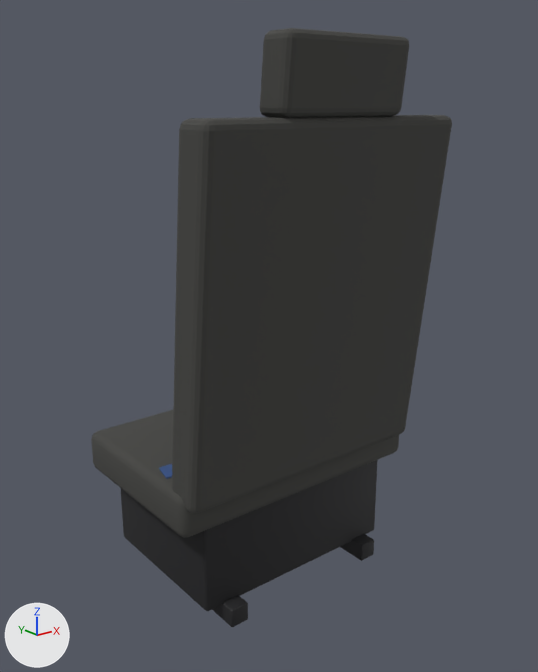
Renders of the glTF model blender/butaca.glb from each side of a commit.
Before and after are seen from a camera (50 mm lens) standing at (-1.117, -3.182, 1.468) and looking at (0.013, -1.77, 0.903). The lights are fixed; the arrows at lower left show +X, +Y and +Z. The picture after the commit comes second. Vertices at exactly the same position are counted once.

In view in the first picture: 'butaca'.
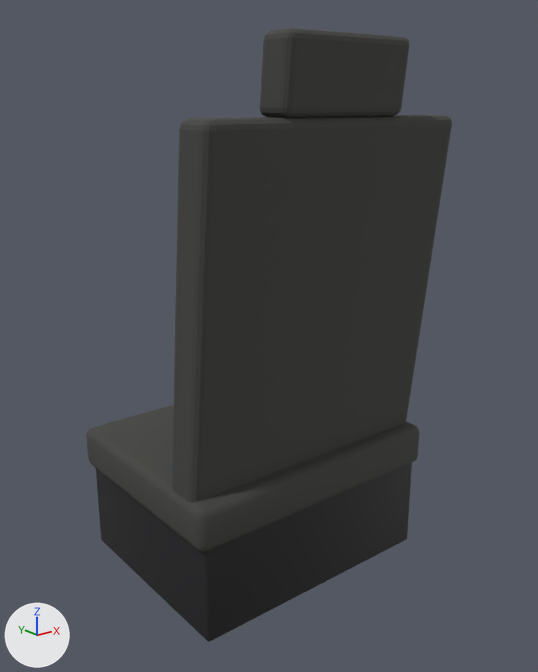
Boxes [x1, y1, x2, y2] around the edits, measured in the pictures (538 x 672 px; the box of a moved part takes in the faces that stretch with it):
'butaca', reshaped: before [91, 28, 452, 627]; after [86, 28, 452, 641]
part 1 of me_butaca, moved or reshaped (not visible afterwards): before [159, 464, 172, 479]
part 2 of me_butaca, moved or reshaped: before [91, 410, 399, 611]; after [86, 405, 419, 641]

The change, as a list of edits to the scene's bpy script:
```text
Change me_butaca:
    used by ob_butaca; location = (0.0, 0.0, 0.0)
    remove me_butaca.from_pydata(...)  # 616 vertices, 1188 faces; spans x -0.36..0.36, y -2.058..-1.45, z 0.26..1.6
    add me_butaca.from_pydata(...)  # 616 vertices, 1188 faces; spans x -0.36..0.36, y -2.058..-1.44, z 0.26..1.6
    me_butaca part 1: the loose piece of 8 vertices spanning x -0.336..-0.049, y -1.887..-1.773, z 0.63..0.668 is multiplied about its middle by the matrix ((0.982, -0.069, 0.037), (0.069, 0.983, -0.005), (-0.037, 0.008, 0.984)), then moved by (0.0, -0.05, 0.023)
    me_butaca part 2: 192 of 616 vertices moved; they spanned x -0.36..0.36, y -1.93..-1.47, z 0.3..0.64 and now span x -0.36..0.36, y -2.0..-1.44, z 0.29..0.64; mean shift (0.0, -0.02, 0.01); largest move (-0.282, -1.91, 0.532) -> (-0.332, -1.99, 0.582)
    other edits to the shape of me_butaca do not show in these pictures
```
